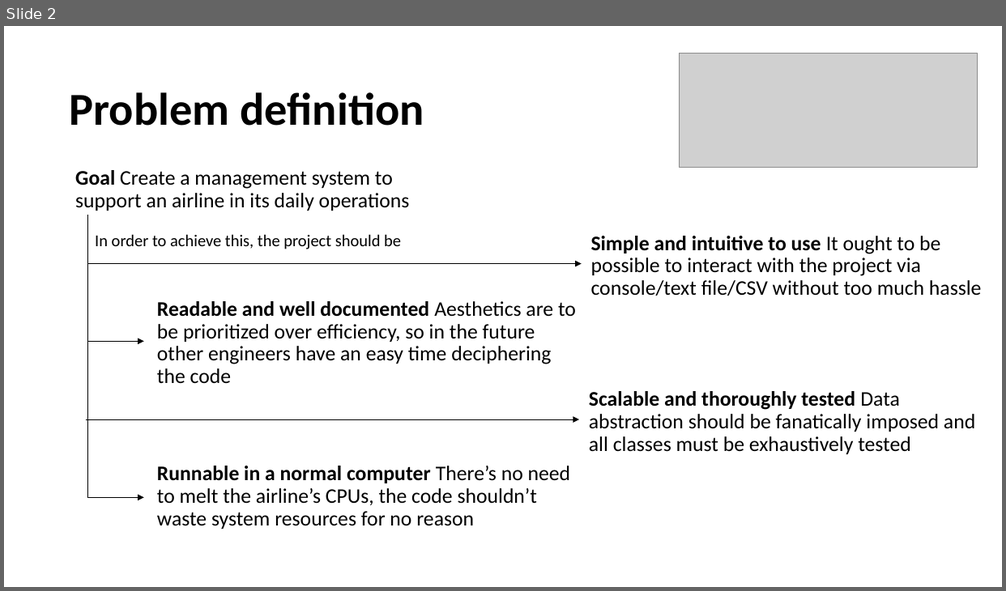
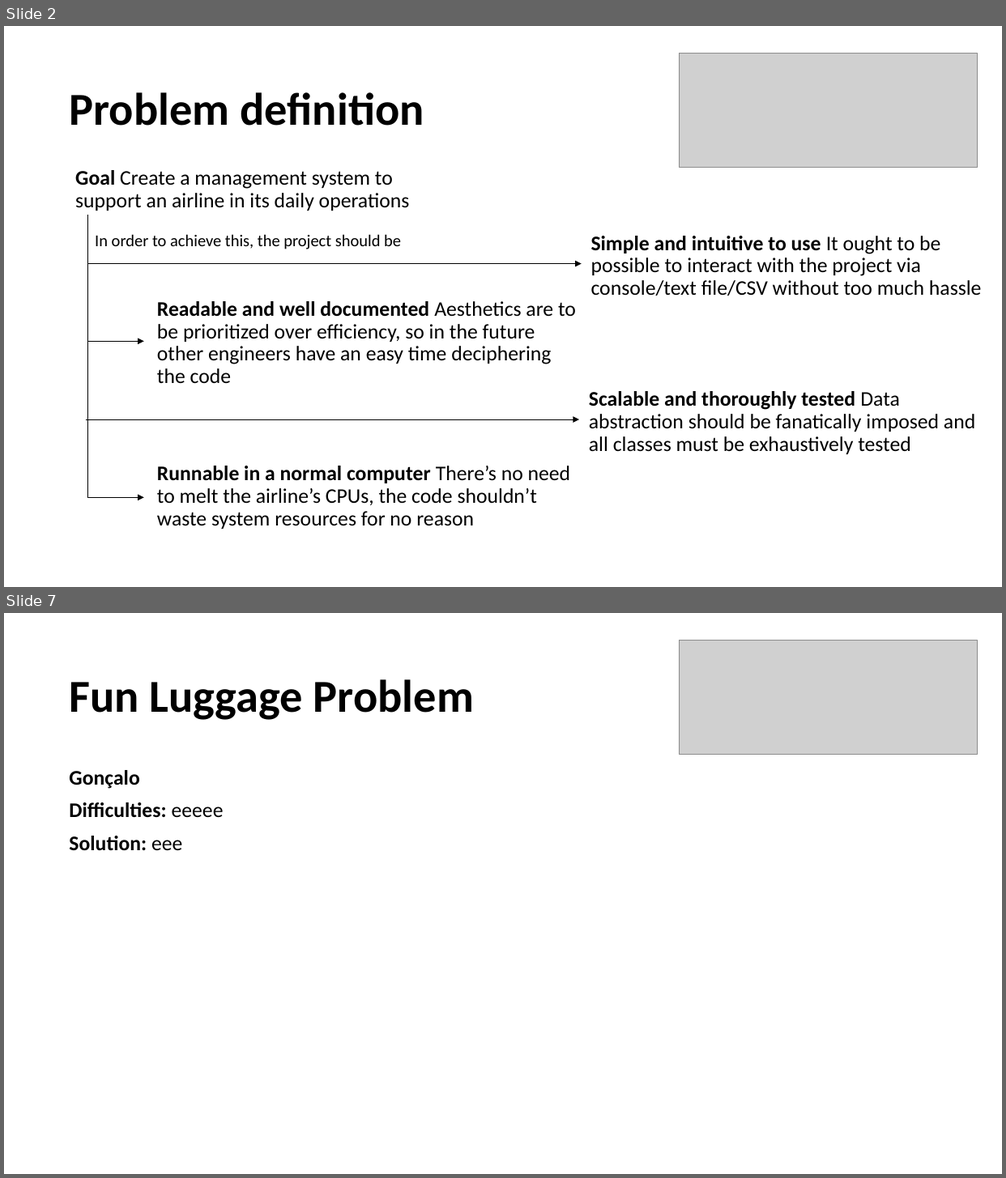
Before and after one commit to gpe0/AED-1, a slide deck: Airline Information Management.pptx. Shown one above the other, each under a label of ours: slide 2 before the commit, slides 2 and 7 after it; the slides between them are not shown. The pictures are 1006x591 and 1006x1178 pixels, drawn with LibreOffice and Linux fonts; fonts in the diff are those of the drawing; grey boxes stand for pictures. Boxes give left, top, right and bottom in pixels: in the first picture for what was removed or moved away, otherwise in the second. Text is boxed around its words. In the diff, an @@ line names an element or a change of style, - is before the commit and + after.

```diff
--- a/Airline Information Management.pptx
+++ b/Airline Information Management.pptx
@@ slide 7 added at box(4, 613, 1002, 1174), background #FFFFFF @@
@@ picture added at box(680, 640, 978, 755) @@
@@ text added at box(69, 679, 474, 720), 44 pt, text #000000, bold @@
+Fun Luggage Problem
@@ text added at box(69, 770, 224, 851), 20 pt, text #000000, bold @@
+Gonçalo
+Difficulties: eeeee
+Solution: eee
```
Also in this commit, not shown: 5 other slides added, 1 slide removed, 3 other files.
